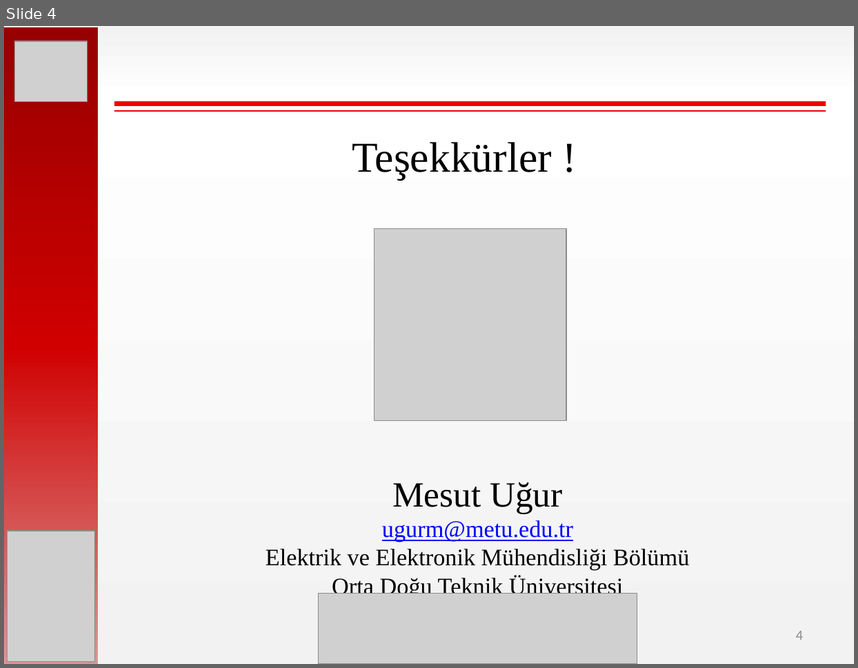
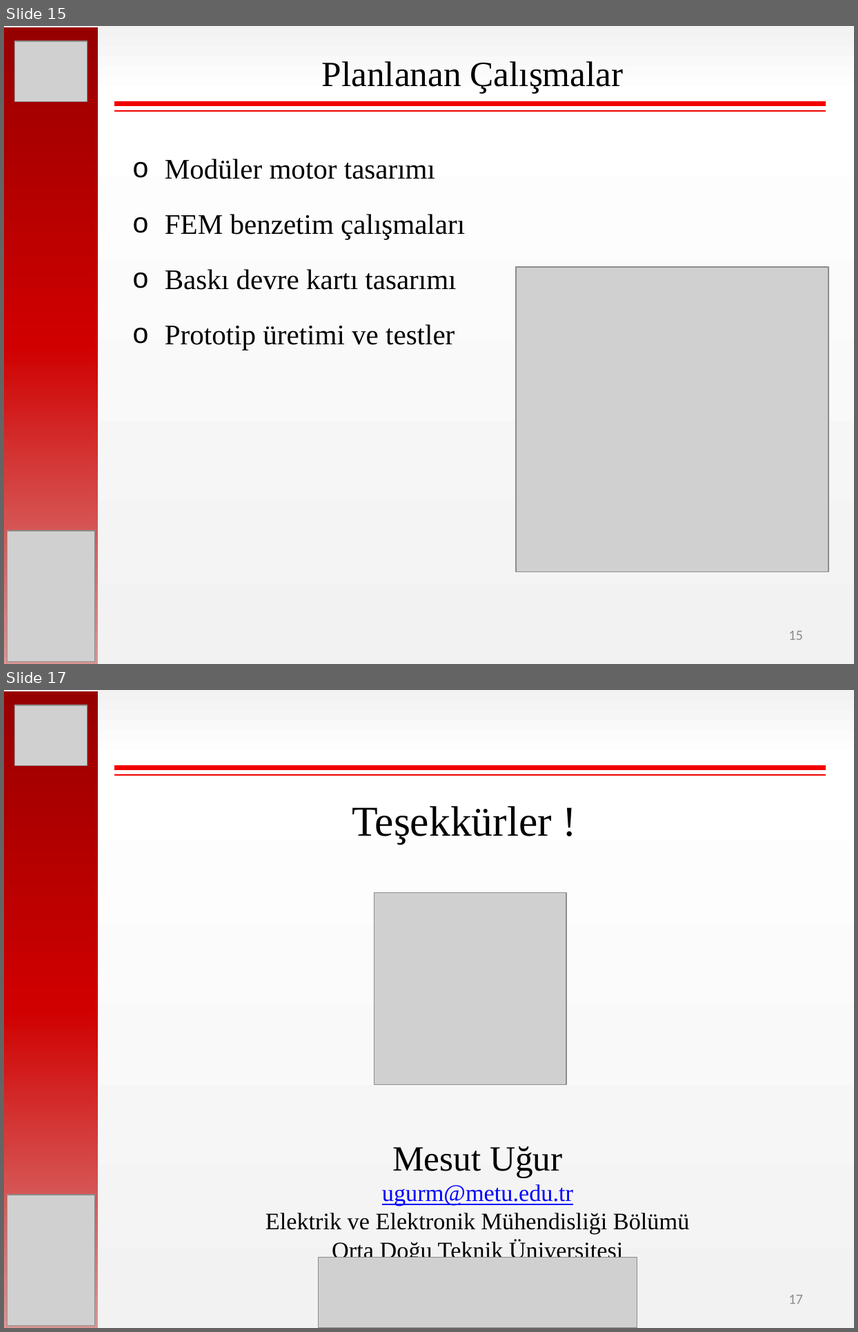
Before and after one commit to hakanpolat/IMMD, a slide deck: Paper/EL-EN 2017/sunum/ELEN2017_OralPres_Mesut_Uğur.pptx. Shown one above the other, each under a label of ours: slide 4 before the commit, slides 15 and 17 after it; the slides between them are not shown. The pictures are 858x668 and 858x1332 pixels, drawn with LibreOffice and Linux fonts; fonts in the diff are those of the drawing; grey boxes stand for pictures. Boxes give left, top, right and bottom in pixels: in the first picture for what was removed or moved away, otherwise in the second. Text is boxed around its words. In the diff, an @@ line names an element or a change of style, - is before the commit and + after.

```diff
--- a/Paper/EL-EN 2017/sunum/ELEN2017_OralPres_Mesut_Uğur.pptx
+++ b/Paper/EL-EN 2017/sunum/ELEN2017_OralPres_Mesut_Uğur.pptx
@@ slide 15 added at box(4, 26, 854, 664), background gradient #F2F2F2 to #FFFFFF @@
@@ rectangle added at box(4, 27, 99, 664), fill gradient #970000 to #D00000 to #D99694 @@
@@ picture added at box(15, 41, 87, 102) @@
@@ text added at box(322, 61, 624, 94), 30 pt, text #000000 @@
+Planlanan Çalışmalar
@@ line added from (114, 104) to (826, 104), #F20000 4 pt @@
@@ line added from (114, 111) to (826, 111), #F20000 1.5 pt @@
@@ text added at box(165, 158, 465, 350), 24 pt, text #000000 @@
+o Modüler motor tasarımı
+o FEM benzetim çalışmaları
+o Baskı devre kartı tasarımı
+o Prototip üretimi ve testler
@@ picture added at box(516, 267, 829, 571) @@
@@ picture added at box(7, 530, 94, 661) @@
@@ page number added at box(789, 630, 803, 639), 12 pt, text #8C8C8C @@
+15
@@ what was slide 4 is now slide 17 @@
@@ page number at box(789, 1294, 803, 1303): text changed @@
-4
+17
```
Also in this commit, not shown: 1 slide changed, 13 other slides added, 1 slide removed, 14 other files.
